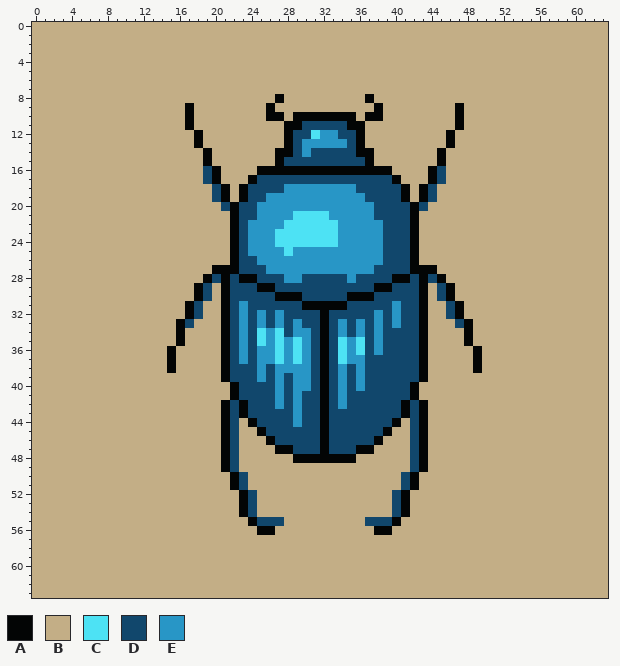
Pixel-art sprite, stored at img/20201121-pixeldailies.png. This is how it looked before the edit.
The file is 64x64 pixels.
Palette (. is transparent): A #030505  B #c3ae86  C #4de2f4  D #11476c  E #2896c6
Pixels before (only the part around the change), first column x 17:
12 BABBBBBBBBBADDCEEDDABBBB
13 BABBBBBBBBBADEEEEEDABBBB
14 BBABBBBBBBAADEDDDDDAABBB
15 BBABBBBBBBADDDDDDDDDABBB
16 BBDABBBBAAAAAAAAAAAAAAAB
17 BBDABBBADDDDDDDDDDDDDDDA
18 BBBDABADDDDEEEEEEEEDDDDD
19 BBBDABADDEEEEEEEEEEEDDDD
20 BBBBDADDEEEEEEEEEEEEEDDD
21 BBBBBADDEEEECCCCEEEEEDDD
22 BBBBBADEEEECCCCCCEEEEEDD
23 BBBBBADEEECCCCCCCEEEEEDD
24 BBBBBADEEECCCCCCCEEEEEDD
25 BBBBBADEEEECEEEEEEEEEEDD
26 BBBBBADDEEEEEEEEEEEEEEDD
27 BBBAAADDDEEEEEEEEEEEEDDD
28 BBADADAADDDEEDDDDDEDDDDA
29 BADBADDDAADDDDDDDDDDDAAD
30 BADBADDDDDAAADDDDDAAADDD
31 ADBBADEDDDDDDAAAAADDDDDE
32 ADBBADEDEDEDDDDADDDDDEDE
33 DBBBADEDEDEDEDDADEDEDEDE
34 BBBBADEDCECDEEDADEDEDEDD
35 BBBBADEDCECECEDADCECDEDD
Once edited:
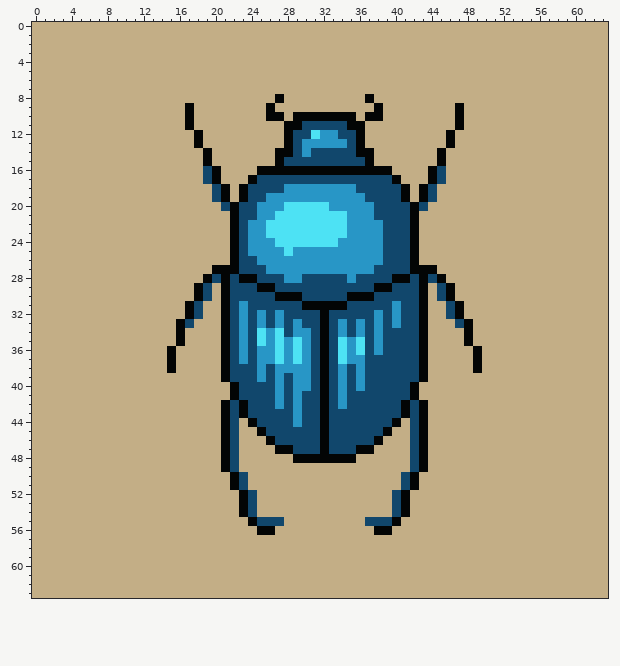
Commit: Edit piece from November 21 2020
Edits made:
y 20: x 28..32 EEEEE -> CCCCC
y 21: x 27..28 EE -> CC; x 33..34 EE -> CC
y 22: x 26..27 EE -> CC; x 34 E -> C
y 23: x 26 E -> C; x 34 E -> C
Changed places in both pictures, as pixel boxes (x1, y1, x2, y2):
changed: (266, 202, 347, 238)
